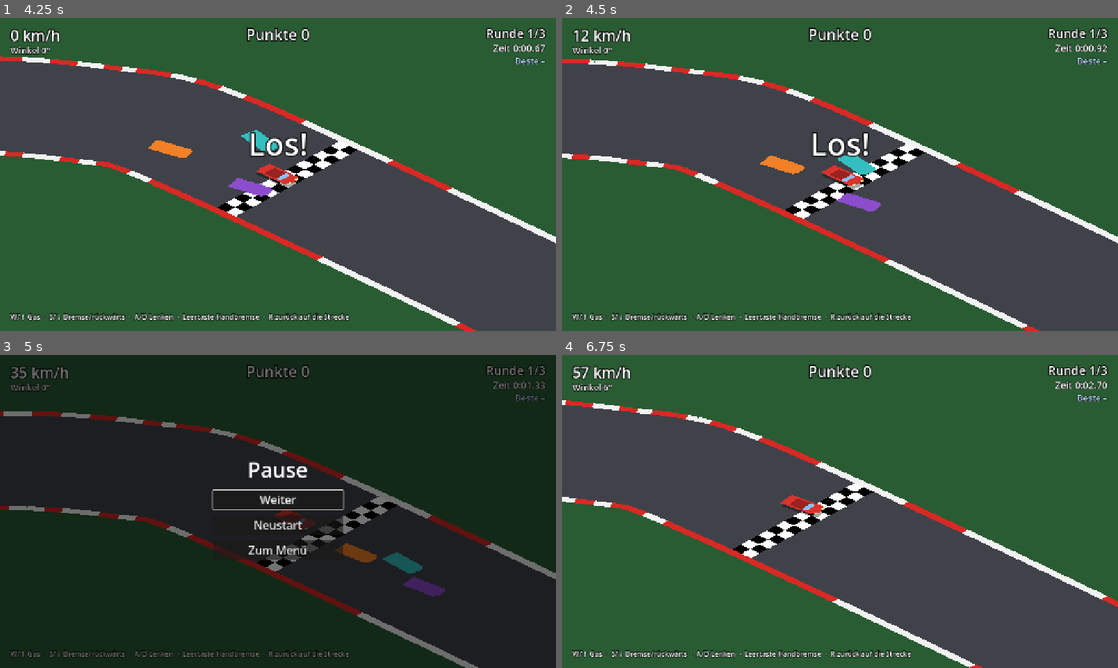
Above: before the commit, frames 1-4 (two rows, left to right).
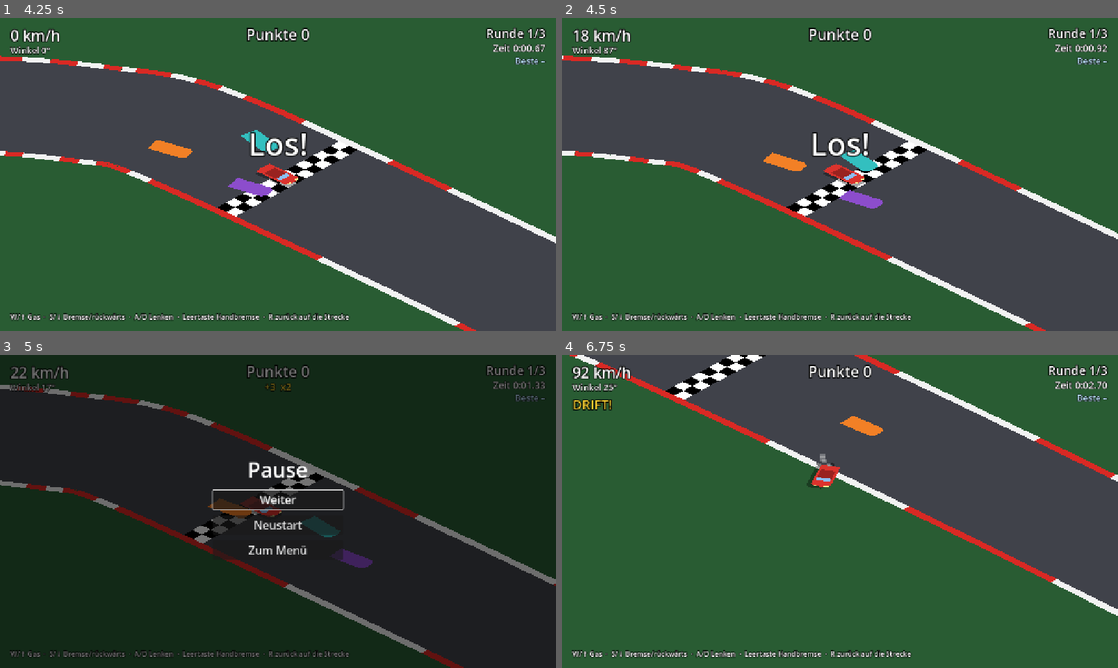
Above: after the commit, the same moments.

Repository: Mayo73/agenthub-backup
Game: Godot game, scene res://scenes/main_menu.tscn
The game is run twice, just before and just after one commit, with the same random seed, the same clock (stepped at 60 frames per second) and the same inputs.
Inputs:
- Up to frame 1 (4.25 s): click "Rennen starten" at 0.5 s; tap Enter (neustart) at 1.25, 1.35, 2, 2.3, 3.05, 3.5, 3.8 s; hold Up 1.28-2.78 s; tap S (bremse) at 2.1 s; hold W (gas) 2.78-3.53 s; hold A (links) from 2.78 s (still down); tap Space (handbremse) at 3.6 s
- Up to frame 2 (4.5 s): release A (links) at 4.28 s; hold Down from 4.28 s (still down); tap Enter (neustart) at 4.35 s
- Up to frame 3 (5 s): keep holding Down; tap Escape (pause) at 4.9 s
- Up to frame 4 (6.75 s): release Down at 5.03 s; hold D (rechts) 5.03-5.78 s; tap R (zuruecksetzen) at 5.1 s; tap Enter (neustart) at 5.3, 6.05, 6.6 s; hold Up 5.78-6.53 s; tap Keypad Enter at 5.85 s; hold D (rechts) from 6.53 s (still down)

Frame 1 is identical in both runs. In frame 2, 5.2% of the frame differs, in the area x 0-100%, y 4-100%; in frame 3, 9.1%; in frame 4, 67%, in the area x 0-100%, y 0-100%.

Commit message:
T-0044: Zusammenstöße in der Rennszene
Erstellt vom lokalen Agent (Modell qwen3.5:35b-a3b, Versuch 1 von 5).

Diff:
--- a/scripts/main.gd
+++ b/scripts/main.gd
@@ -25,6 +25,9 @@
 ## KI-Gegner: Farben und Tempo-Faktoren, ein Eintrag je Auto.
 const AI_COLORS := [Color(0.55, 0.3, 0.8), Color(0.2, 0.75, 0.75), Color(0.95, 0.5, 0.15)]
 const AI_SKILLS := [0.84, 0.88, 0.92]
+
+## Radius der Autos bei Kollisionsberechnungen.
+const CAR_RADIUS := 24.0
 
 var highscore_path := HighscoreTable.DEFAULT_PATH
 var last_record := {}
@@ -77,6 +80,7 @@
 	car.input_enabled = race.can_drive()
 	for ai in ai_cars:
 		ai.driving_enabled = race.can_drive()
+	resolve_collisions()
 	camera.position = Iso.to_screen(car.physics.position + car.physics.velocity * LOOK_AHEAD)
 	hud.show_car(car.physics)
 
@@ -124,6 +128,15 @@
 	place_ai_cars()
 
 
+## Alle Autos paarweise auf Zusammenstöße prüfen.
+func resolve_collisions() -> void:
+	var all: Array[CarPhysics] = [car.physics]
+	for ai in ai_cars:
+		all.append(ai.physics)
+	for i in all.size():
+		for j in range(i + 1, all.size()):
+			CarCollision.resolve(all[i], all[j], CAR_RADIUS)
+
 ## Startaufstellung: KI-Autos versetzt hinter dem Spieler.
 func place_ai_cars() -> void:
 	var start: Vector2 = track.path.start_position()
--- a/tests/test_main_wiring.gd
+++ b/tests/test_main_wiring.gd
@@ -1,9 +1,9 @@
 extends "res://tests/base_test.gd"
 
-var main: Node
+var main: Node2D
 
 func setup() -> void:
-	main = load("res://scenes/main.tscn").instantiate()
+	main = preload("res://scenes/main.tscn").instantiate()
 	(Engine.get_main_loop() as SceneTree).root.add_child(main)
 
 
@@ -174,3 +174,13 @@
 	main.restart()
 	check(main.ai_cars[0].physics.position.distance_to(main.track.path.start_position()) < 200.0,
 		"AI ist nach restart() wieder am Start")
+
+
+func test_zusammenstoesse() -> void:
+	main.car.physics.position = Vector2(0, 0)
+	main.ai_cars[0].physics.position = Vector2(10, 0)
+	main.ai_cars[1].physics.position = Vector2(5000, 0)
+	main.ai_cars[2].physics.position = Vector2(-5000, 0)
+	main.resolve_collisions()
+	check(main.car.physics.position.distance_to(main.ai_cars[0].physics.position) >= 2.0 * main.CAR_RADIUS - 0.01,
+		"Abstand nach Kollisionsauflösung mindestens 2*CAR_RADIUS - 0.01")
